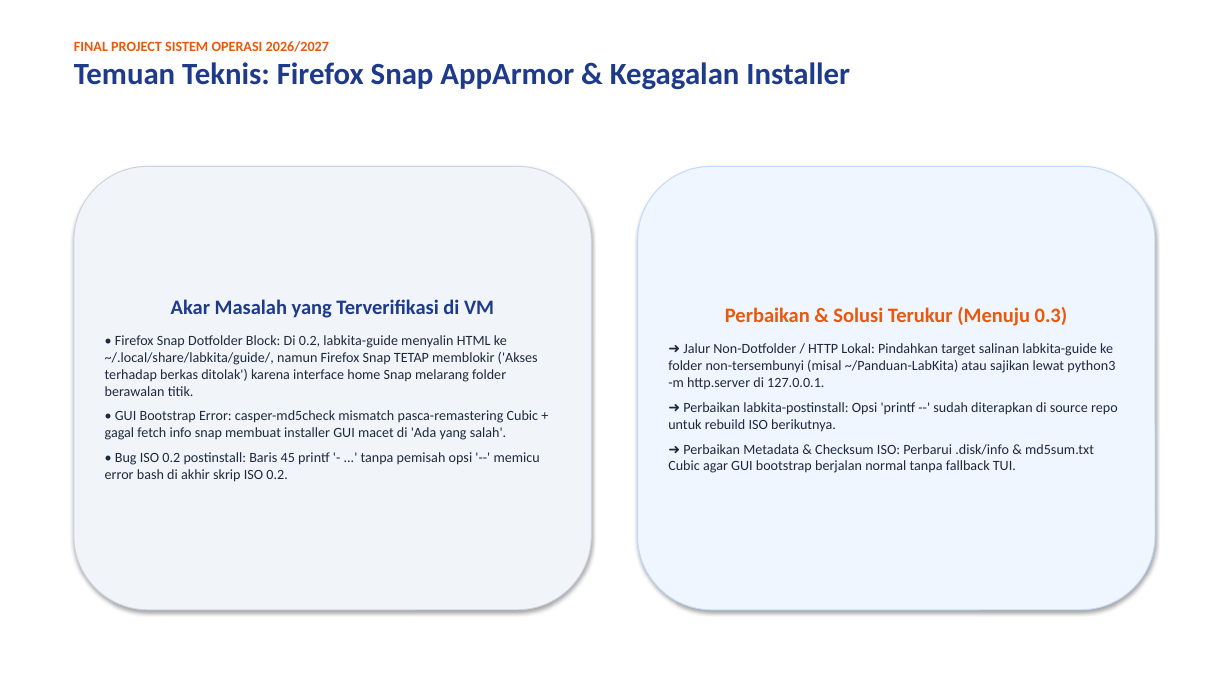
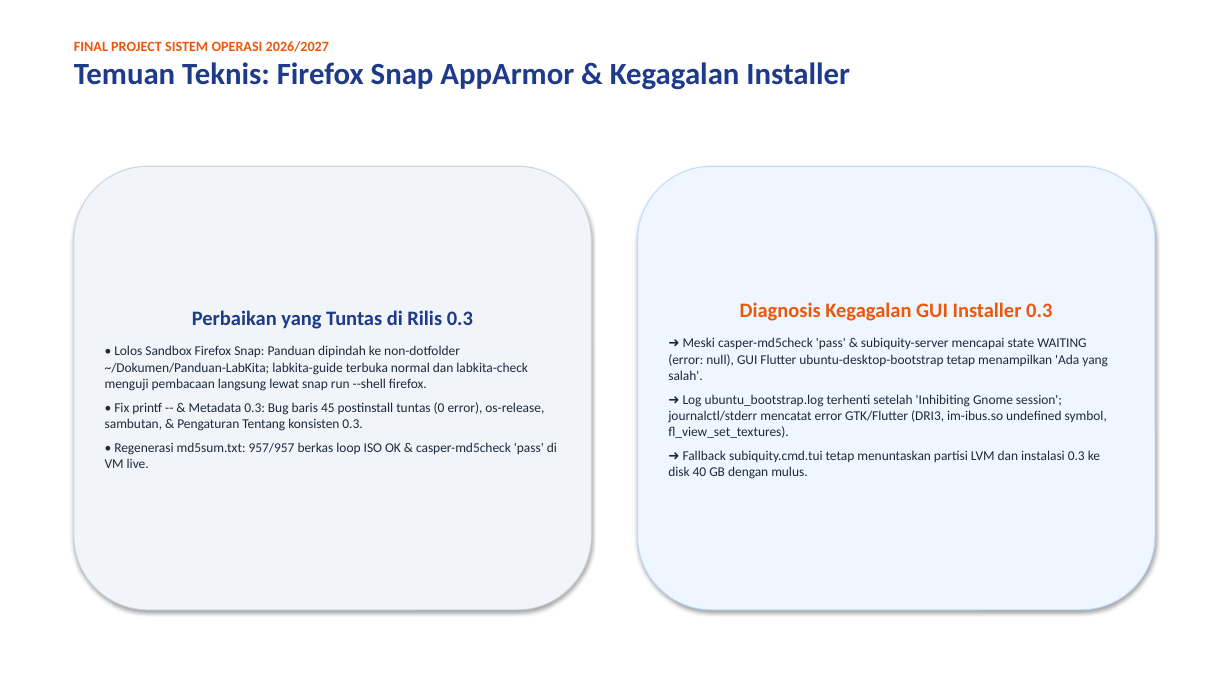
Before and after one commit to luvices/labkita, a slide deck: slide 9 of docs/presentation/labkita-presentation.pptx. Drawn at 1232x693 pixels with LibreOffice and Linux fonts; fonts in the diff are those of the drawing. Boxes give left, top, right and bottom in pixels: in the first picture for what was removed or moved away, otherwise in the second. Text is boxed around its words. In the diff, an @@ line names an element or a change of style, - is before the commit and + after.

```diff
--- a/docs/presentation/labkita-presentation.pptx
+++ b/docs/presentation/labkita-presentation.pptx
@@ text in rounded rectangle at bbox=[105, 310, 557, 468]: text changed; size 11 to 10.5 pt @@
-Akar Masalah yang Terverifikasi di VM
-• Firefox Snap Dotfolder Block: Di 0.2, labkita-guide menyalin HTML ke ~/.local/share/labkita/guide/, namun Firefox Snap TETAP memblokir ('Akses terhadap berkas ditolak') karena interface home Snap melarang folder berawalan titik.
-• GUI Bootstrap Error: casper-md5check mismatch pasca-remastering Cubic + gagal fetch info snap membuat installer GUI macet di 'Ada yang salah'.
-• Bug ISO 0.2 postinstall: Baris 45 printf '- ...' tanpa pemisah opsi '--' memicu error bash di akhir skrip ISO 0.2.
+Perbaikan yang Tuntas di Rilis 0.3
+• Lolos Sandbox Firefox Snap: Panduan dipindah ke non-dotfolder ~/Dokumen/Panduan-LabKita; labkita-guide terbuka normal dan labkita-check menguji pembacaan langsung lewat snap run --shell firefox.
+• Fix printf -- & Metadata 0.3: Bug baris 45 postinstall tuntas (0 error), os-release, sambutan, & Pengaturan Tentang konsisten 0.3.
+• Regenerasi md5sum.txt: 957/957 berkas loop ISO OK & casper-md5check 'pass' di VM live.
@@ text in rounded rectangle at bbox=[668, 302, 1108, 479]: text changed; size 11 to 10.5 pt @@
-Perbaikan & Solusi Terukur (Menuju 0.3)
-➜ Jalur Non-Dotfolder / HTTP Lokal: Pindahkan target salinan labkita-guide ke folder non-tersembunyi (misal ~/Panduan-LabKita) atau sajikan lewat python3 -m http.server di 127.0.0.1.
-➜ Perbaikan labkita-postinstall: Opsi 'printf --' sudah diterapkan di source repo untuk rebuild ISO berikutnya.
-➜ Perbaikan Metadata & Checksum ISO: Perbarui .disk/info & md5sum.txt Cubic agar GUI bootstrap berjalan normal tanpa fallback TUI.
+Diagnosis Kegagalan GUI Installer 0.3
+➜ Meski casper-md5check 'pass' & subiquity-server mencapai state WAITING (error: null), GUI Flutter ubuntu-desktop-bootstrap tetap menampilkan 'Ada yang salah'.
+➜ Log ubuntu_bootstrap.log terhenti setelah 'Inhibiting Gnome session'; journalctl/stderr mencatat error GTK/Flutter (DRI3, im-ibus.so undefined symbol, fl_view_set_textures).
+➜ Fallback subiquity.cmd.tui tetap menuntaskan partisi LVM dan instalasi 0.3 ke disk 40 GB dengan mulus.
```
Also in this commit, not shown: 9 other slides changed, 3 other files.
